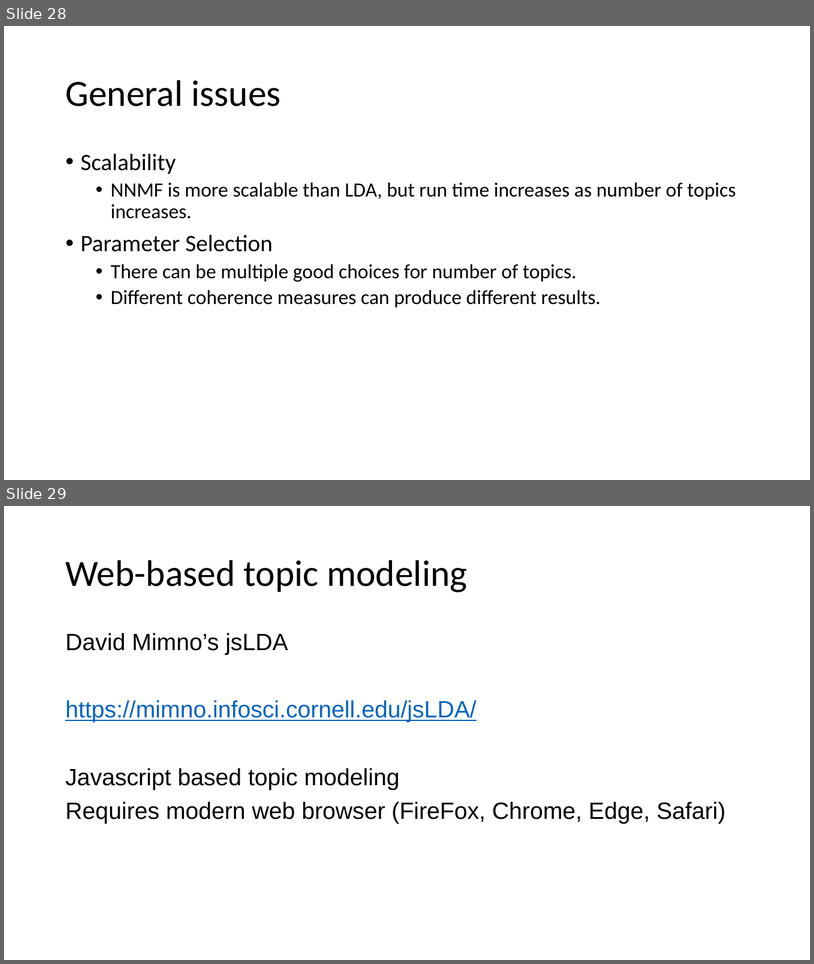
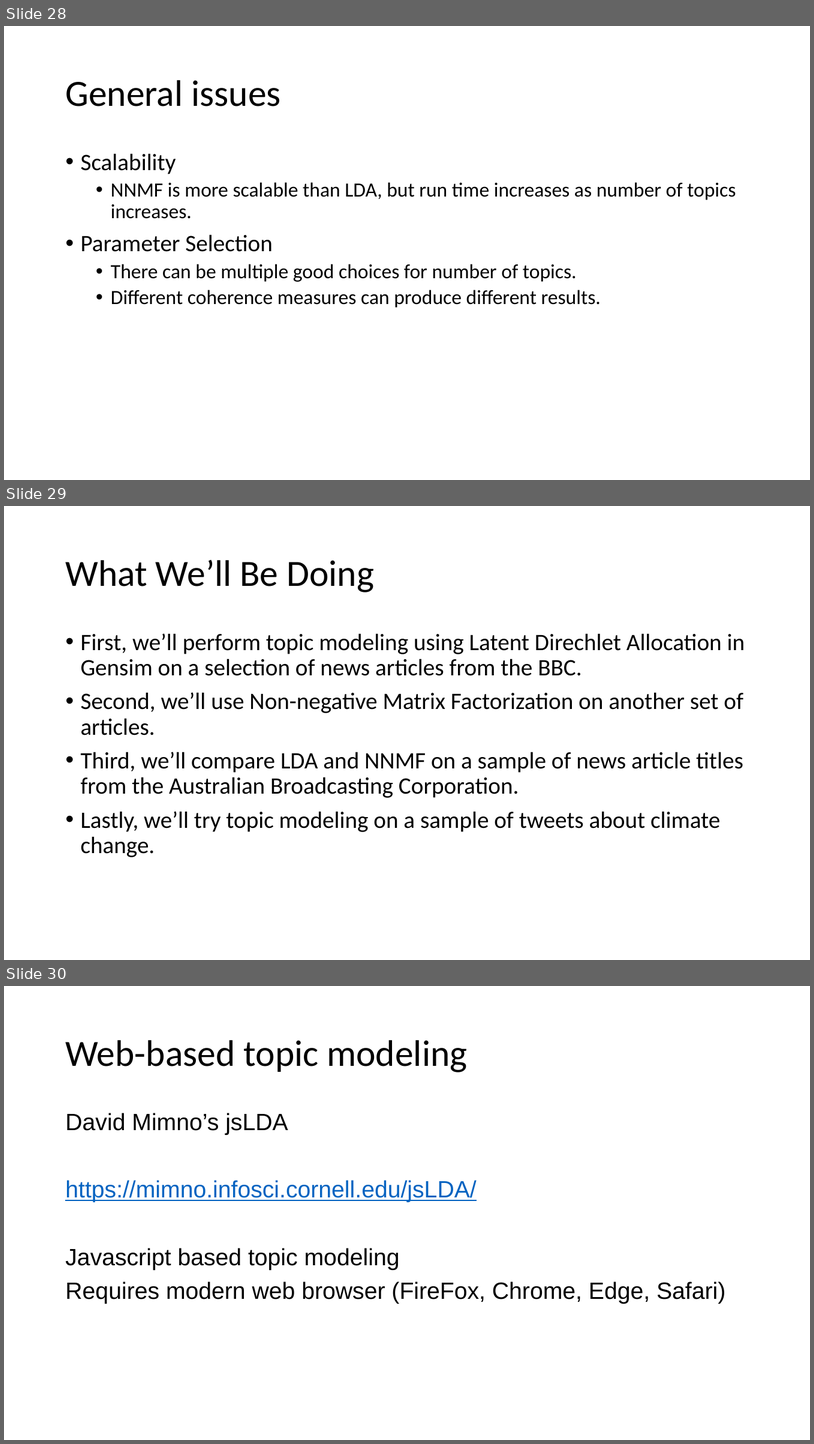
Before and after one commit to nuitrcs/topic-modeling-workshop, a slide deck: topic-model-slides.pptx. Shown one above the other, each under a label of ours: slides 28 and 29 before the commit, slides 28, 29 and 30 after it. The pictures are 814x964 and 814x1444 pixels, drawn with LibreOffice and Linux fonts; fonts in the diff are those of the drawing. Boxes give left, top, right and bottom in pixels: in the first picture for what was removed or moved away, otherwise in the second. Text is boxed around its words. In the diff, an @@ line names an element or a change of style, - is before the commit and + after.

```diff
--- a/topic-model-slides.pptx
+++ b/topic-model-slides.pptx
@@ slide 29 added at <box>4,506,810,960</box>, background #FFFFFF @@
@@ text added at <box>65,560,374,592</box>, 44 pt, text #000000 @@
+What We’ll Be Doing
@@ text added at <box>81,633,746,857</box>, 28 pt, text #000000 @@
+• First, we’ll perform topic modeling using Latent Direchlet Allocation in Gensim on a selection of news articles from the BBC.
+• Second, we’ll use Non-negative Matrix Factorization on another set of articles.
+• Third, we’ll compare LDA and NNMF on a sample of news article titles from the Australian Broadcasting Corporation.
+• Lastly, we’ll try topic modeling on a sample of tweets about climate change.
@@ what was slide 29 is now slide 30 @@
```
Also in this commit, not shown: 5 slides changed, 2 other files.
